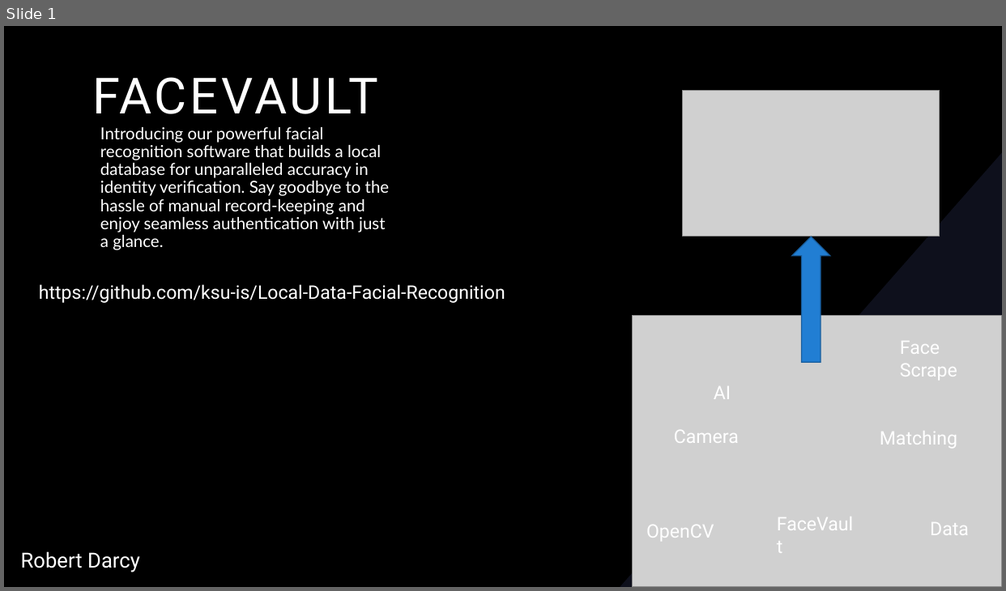
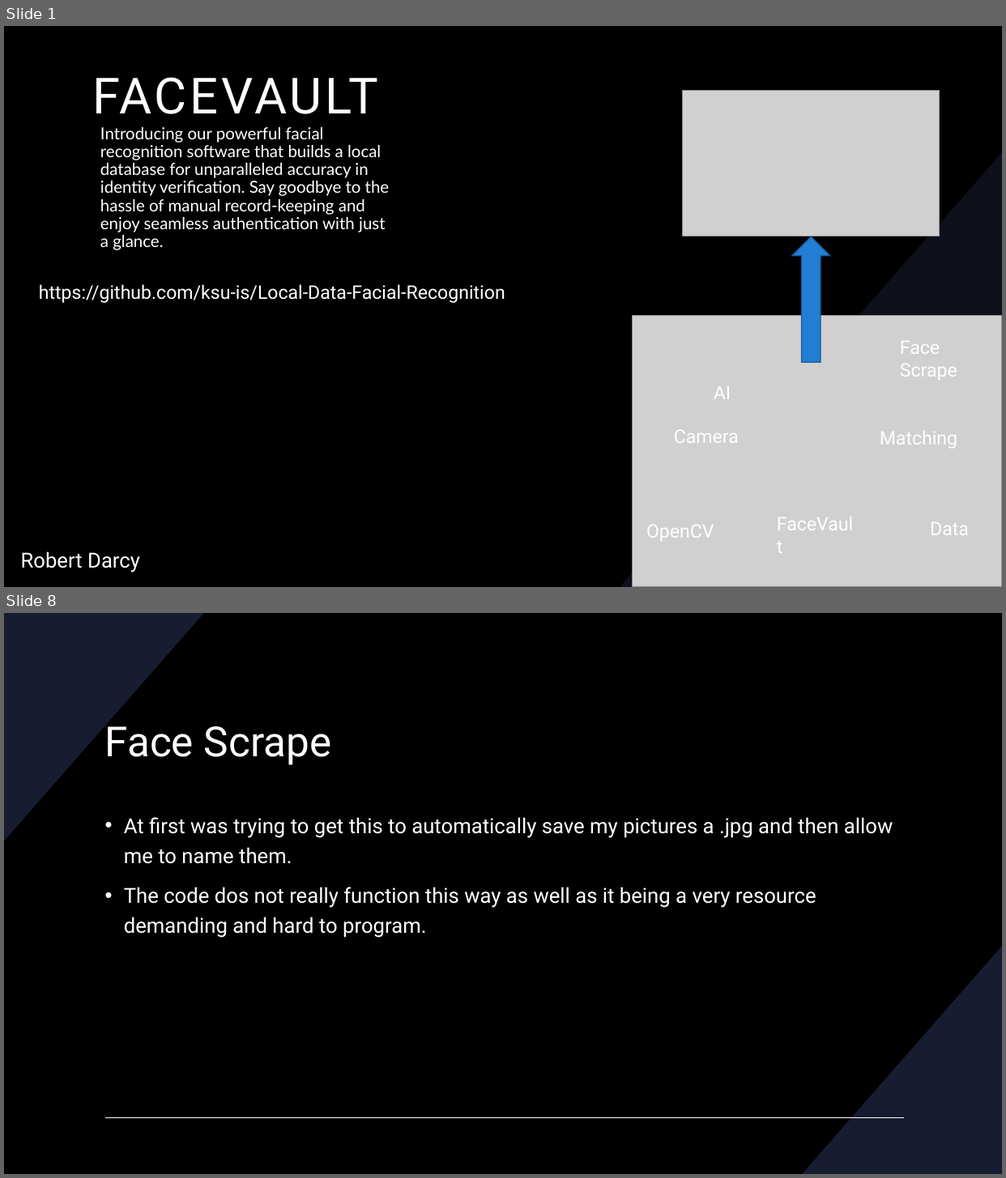
Before and after one commit to ksu-is/Local-Data-Facial-Recognition, a slide deck: FaceVault.pptx. Shown one above the other, each under a label of ours: slide 1 before the commit, slides 1 and 8 after it; the slides between them are not shown. The pictures are 1006x591 and 1006x1178 pixels, drawn with LibreOffice and Linux fonts; fonts in the diff are those of the drawing; grey boxes stand for pictures; background and template pictures are left out. Boxes give left, top, right and bottom in pixels: in the first picture for what was removed or moved away, otherwise in the second. Text is boxed around its words. In the diff, an @@ line names an element or a change of style, - is before the commit and + after.

```diff
--- a/FaceVault.pptx
+++ b/FaceVault.pptx
@@ slide 8 added at (4,613,1002,1174), background #000000 @@
@@ freeform shape added at (4,613,204,841), fill #181C30 @@
@@ title added at (105,718,332,765), 40 pt, text #FFFFFF @@
+Face Scrape
@@ text added at (124,817,893,938), 20 pt, text #FFFFFF @@
+• At first was trying to get this to automatically save my pictures a .jpg and then allow me to name them.
+• The code dos not really function this way as well as it being a very resource demanding and hard to program.
@@ freeform shape added at (802,946,1002,1174), fill #181C30 @@
@@ line added from (105, 1118) to (904, 1118), #FFFFFF 1 pt @@
```
Also in this commit, not shown: 8 other slides added.
